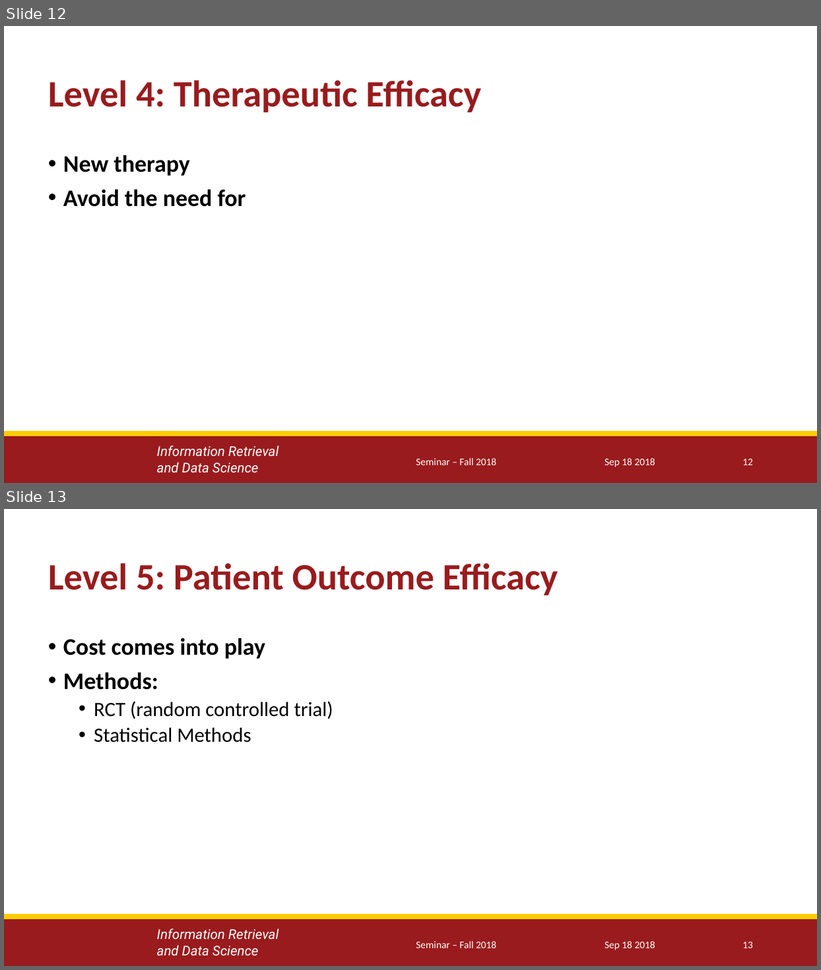
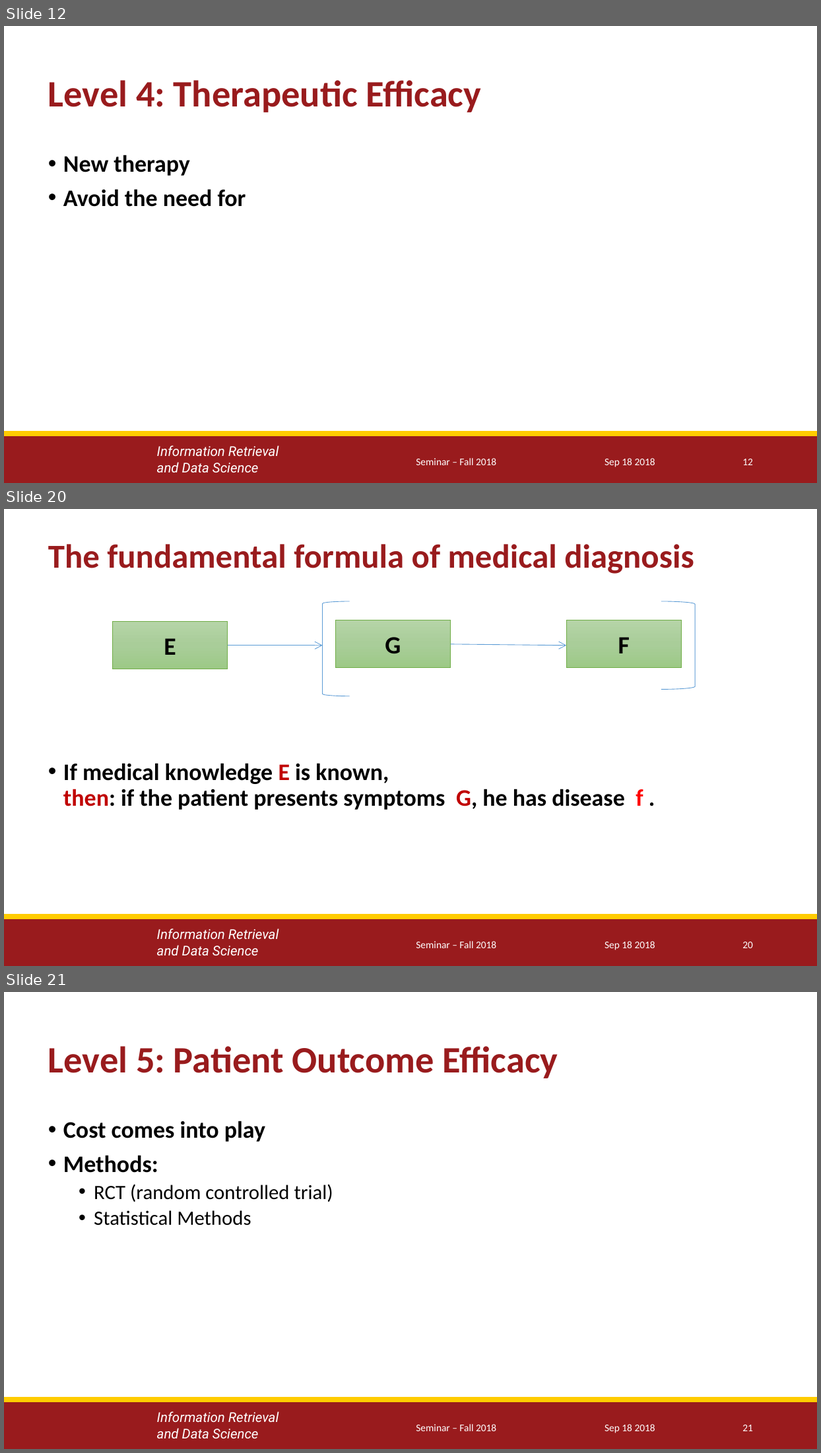
Before and after one commit to yuesOctober/survey, a slide deck: Presentation_1.pptx. Shown one above the other, each under a label of ours: slides 12 and 13 before the commit, slides 12, 20 and 21 after it; the slides between them are not shown. The pictures are 821x970 and 821x1453 pixels, drawn with LibreOffice and Linux fonts; fonts in the diff are those of the drawing; background and template pictures are left out. Boxes give left, top, right and bottom in pixels: in the first picture for what was removed or moved away, otherwise in the second. Text is boxed around its words. In the diff, an @@ line names an element or a change of style, - is before the commit and + after.

Commit message:
revise2

```diff
--- a/Presentation_1.pptx
+++ b/Presentation_1.pptx
@@ slide 20 added at [4,509,817,966], background #FFFFFF; not listed: 3 template elements that a slide beside it also shows @@
@@ title added at [48,544,694,574], 29.7 pt, text #991B1D, bold @@
+The fundamental formula of medical diagnosis
@@ left bracket added at [323,601,350,697], outline #5B9BD5 0.5 pt @@
@@ right bracket added at [661,601,695,690], outline #5B9BD5 0.5 pt @@
@@ rectangle added at [112,622,228,669], fill gradient #B5D5A7 to #AACE9A to #9CC987, outline #70AD47 0.5 pt, 22 pt, text #000000, bold @@
+E
@@ rectangle added at [336,621,451,667], fill gradient #B5D5A7 to #AACE9A to #9CC987, outline #70AD47 0.5 pt, 22 pt, text #000000, bold @@
+G
@@ rectangle added at [567,621,682,667], fill gradient #B5D5A7 to #AACE9A to #9CC987, outline #70AD47 0.5 pt, 22 pt, text #000000, bold @@
+F
@@ arrow added from (228, 646) to (323, 646), #5B9BD5 0.5 pt @@
@@ arrow added from (450, 644) to (567, 646), #5B9BD5 0.5 pt @@
@@ text added at [63,763,643,810], 21 pt, text #000000, bold @@
+• If medical knowledge E is known,
+  then: if the patient presents symptoms G, he has disease f .
@@ text added at [416,941,496,949], 9 pt, text #FFFFFF @@
+Seminar – Fall 2018
@@ text added at [605,941,655,951], 9 pt, text #FFFFFF @@
+Sep 18 2018
@@ page number added at [743,942,753,949], 9 pt, text #FFFFFF @@
+20
@@ what was slide 13 is now slide 21 @@
@@ page number at [743,1425,753,1432]: text changed @@
-13
+21
```
Also in this commit, not shown: 7 other slides added.
